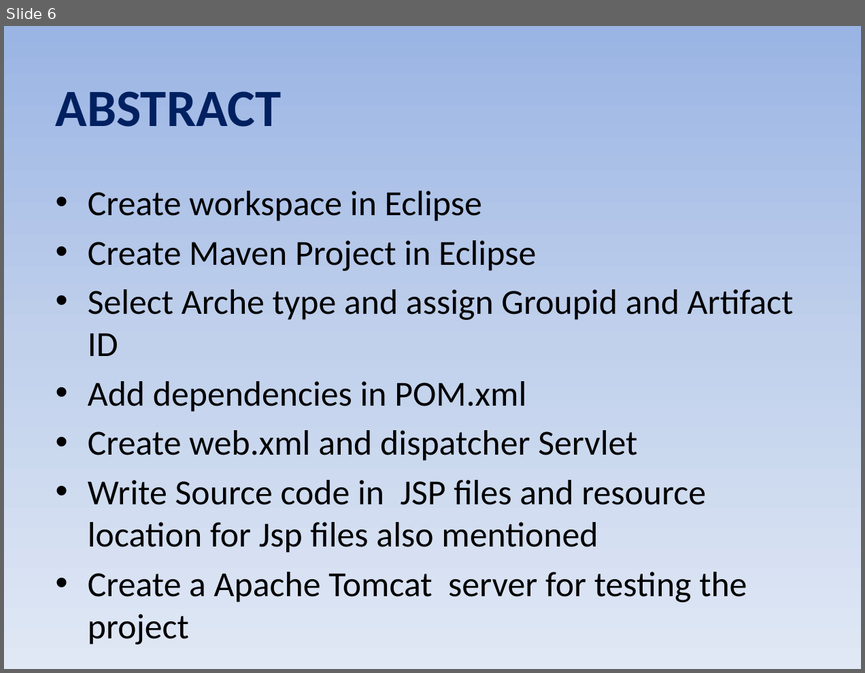
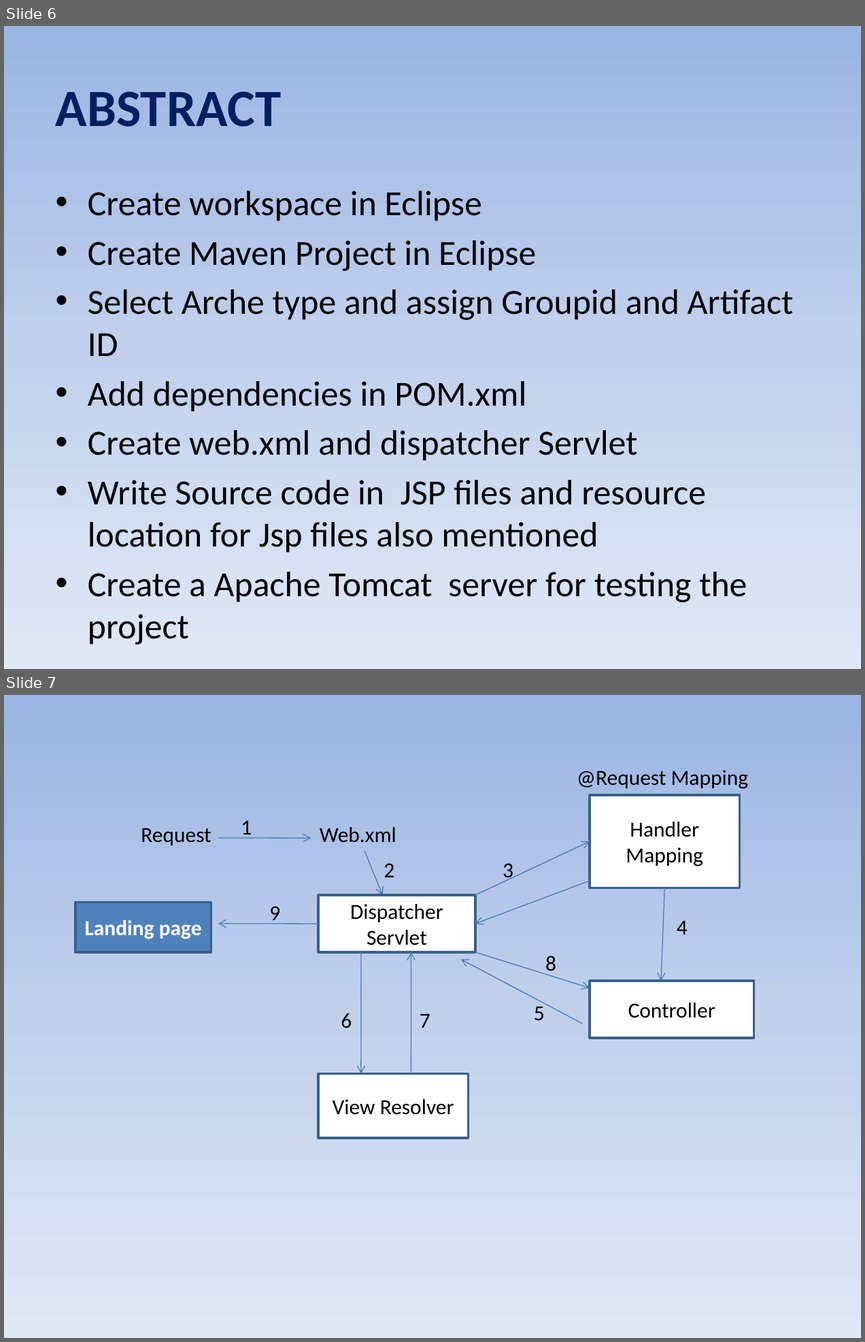
Before and after one commit to Vinithkumar22/sports, a slide deck: NATIONAL INSTITUTE OF INFORMATION TECHNOLOGY.pptx. Shown one above the other, each under a label of ours: slide 6 before the commit, slides 6 and 7 after it. The pictures are 865x673 and 865x1342 pixels, drawn with LibreOffice and Linux fonts; fonts in the diff are those of the drawing. Boxes give left, top, right and bottom in pixels: in the first picture for what was removed or moved away, otherwise in the second. Text is boxed around its words. In the diff, an @@ line names an element or a change of style, - is before the commit and + after.

```diff
--- a/NATIONAL INSTITUTE OF INFORMATION TECHNOLOGY.pptx
+++ b/NATIONAL INSTITUTE OF INFORMATION TECHNOLOGY.pptx
@@ slide 7 added at (4, 695, 861, 1338), background gradient #9AB5E4 to #C2D1ED to #E1E8F5 @@
@@ text added at (577, 770, 749, 789), 18 pt, text #000000 @@
+@Request Mapping
@@ rectangle added at (589, 795, 739, 888), fill #FFFFFF, outline #3A5F8C 2 pt, 18 pt, text #000000 @@
+Handler Mapping
@@ text added at (141, 828, 211, 845), 18 pt, text #000000 @@
+Request
@@ text added at (241, 820, 252, 838), 18 pt, text #000000 @@
+1
@@ text added at (320, 827, 396, 843), 18 pt, text #000000 @@
+Web.xml
@@ arrow added from (218, 838) to (311, 838), #4B7EBC 0.75 pt @@
@@ arrow added from (364, 851) to (383, 895), #4B7EBC 0.75 pt @@
@@ arrow added from (475, 895) to (589, 841), #4B7EBC 0.75 pt @@
@@ text added at (383, 863, 394, 877), 18 pt, text #000000 @@
+2
@@ text added at (502, 863, 513, 883), 18 pt, text #000000 @@
+3
@@ rectangle added at (318, 895, 475, 952), fill #FFFFFF, outline #3A5F8C 2 pt, 18 pt, text #000000 @@
+Dispatcher Servlet
@@ arrow added from (589, 881) to (475, 923), #4B7EBC 0.75 pt @@
@@ arrow added from (664, 888) to (661, 981), #4B7EBC 0.75 pt @@
@@ rectangle added at (75, 902, 211, 952), fill #4F81BD, outline #3A5F8C 2 pt, 18 pt, text #FFFFFF, bold @@
+Landing page
@@ text added at (269, 906, 280, 924), 18 pt, text #000000 @@
+9
@@ arrow added from (318, 923) to (218, 923), #4B7EBC 0.75 pt @@
@@ text added at (677, 920, 687, 934), 18 pt, text #000000 @@
+4
@@ arrow added from (361, 952) to (361, 1074), #4B7EBC 0.75 pt @@
@@ arrow added from (411, 1074) to (411, 952), #4B7EBC 0.75 pt @@
@@ arrow added from (582, 1023) to (461, 959), #4B7EBC 0.75 pt @@
@@ arrow added from (475, 952) to (589, 988), #4B7EBC 0.75 pt @@
@@ text added at (545, 955, 556, 975), 18 pt, text #000000 @@
+8
@@ rectangle added at (589, 981, 753, 1038), fill #FFFFFF, outline #3A5F8C 2 pt, 18 pt, text #000000 @@
+Controller
@@ text added at (341, 1013, 351, 1028), 18 pt, text #000000 @@
+6
@@ text added at (419, 1013, 430, 1028), 18 pt, text #000000 @@
+7
@@ text added at (534, 1002, 545, 1021), 18 pt, text #000000 @@
+5
@@ rectangle added at (318, 1074, 468, 1138), fill #FFFFFF, outline #3A5F8C 2 pt, 18 pt, text #000000 @@
+View Resolver
```
Also in this commit, not shown: 5 other slides added.
